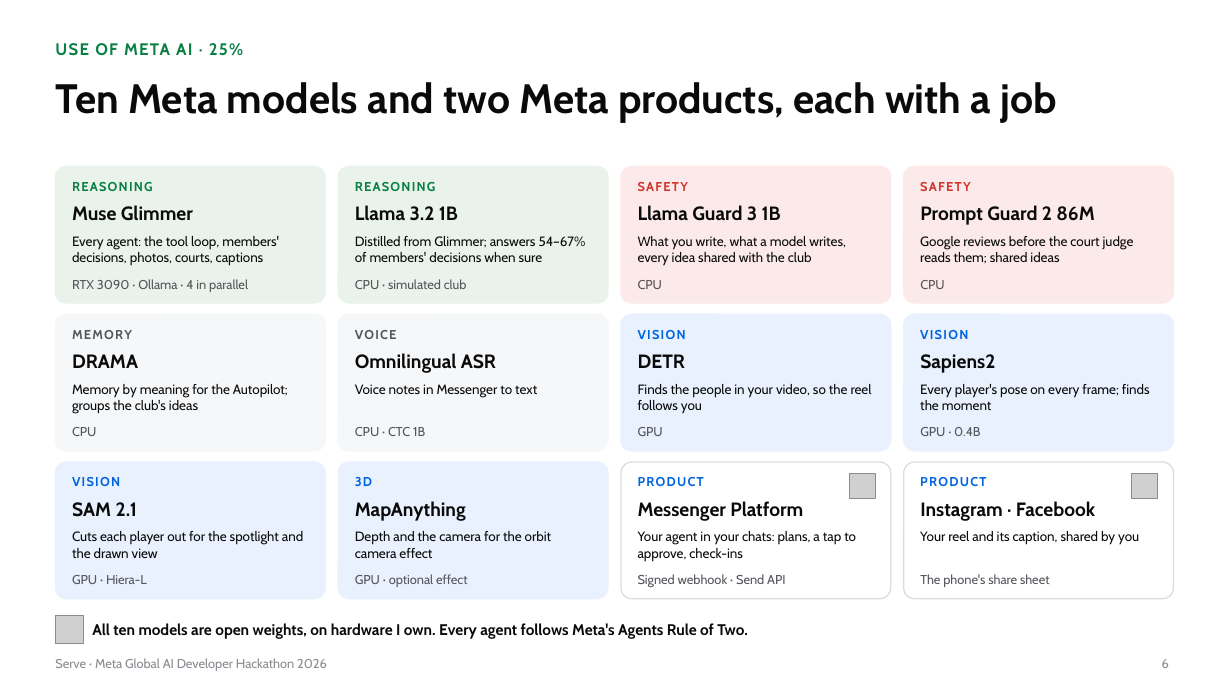
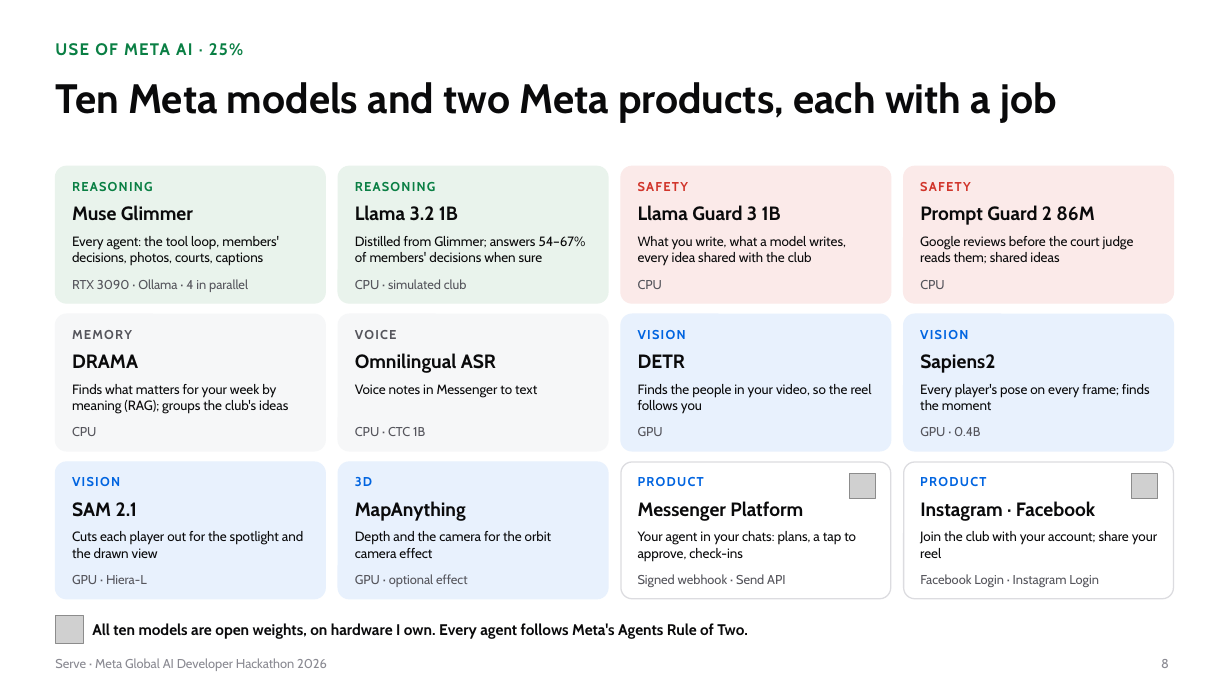
Before and after one commit to gino6178/serve-meta-hackathon, a slide deck: slide 8 of video/deck/Serve_Meta_deck.pptx (slide 6 before the commit). Drawn at 1232x693 pixels with LibreOffice and Linux fonts; fonts in the diff are those of the drawing; grey boxes stand for pictures. Boxes give left, top, right and bottom in pixels: in the first picture for what was removed or moved away, otherwise in the second. Text is boxed around its words. In the diff, an @@ line names an element or a change of style, - is before the commit and + after.

```diff
--- a/video/deck/Serve_Meta_deck.pptx
+++ b/video/deck/Serve_Meta_deck.pptx
@@ text at (72, 384, 288, 413): text changed @@
-Memory by meaning for the Autopilot; groups the club's ideas
+Finds what matters for your week by meaning (RAG); groups the club's ideas
@@ text at (920, 531, 1157, 558): text changed @@
-Your reel and its caption, shared by you
+Join the club with your account; share your reel
@@ text at (920, 574, 1099, 587): text changed @@
-The phone's share sheet
+Facebook Login · Instagram Login
```
Also in this commit, not shown: 3 other slides changed, 6 slides added, 2 slides removed, 17 other files.
